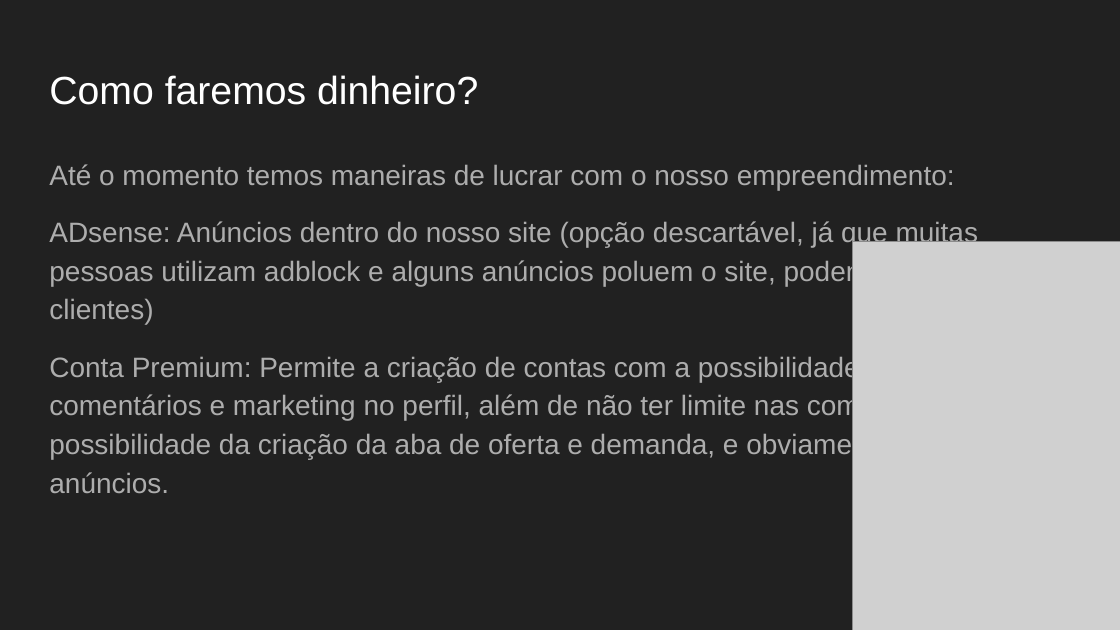
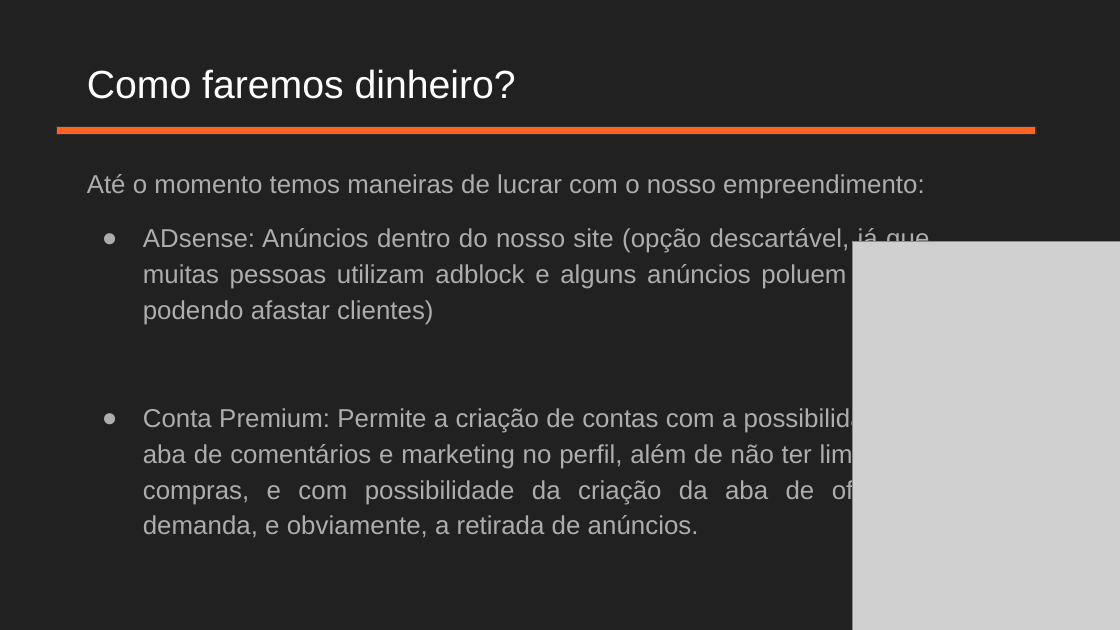
Before and after one commit to ProjetoMatin/SiteAtt, a slide deck: slide 6 of arquivoTCA/Mat-In.pptx. Drawn at 1120x630 pixels with LibreOffice and Linux fonts; fonts in the diff are those of the drawing; grey boxes stand for pictures. Boxes give left, top, right and bottom in pixels: in the first picture for what was removed or moved away, otherwise in the second. Text is boxed around its words. In the diff, an @@ line names an element or a change of style, - is before the commit and + after.

```diff
--- a/arquivoTCA/Mat-In.pptx
+++ b/arquivoTCA/Mat-In.pptx
@@ title "Como faremos dinheiro?": place and size @@
-title "Como faremos dinheiro?" at [49,75,478,105]
+title "Como faremos dinheiro?" at [87,69,516,99]
@@ rectangle added at [57,127,1036,134], fill #FF631F, outline #303030 0.75 pt @@
@@ text "Até o momento temos maneiras ...": place and size @@
-text "Até o momento temos maneiras ..." at [49,164,978,493]
+text "Até o momento temos maneiras ..." at [87,174,929,538]
@@ text "Até o momento temos maneiras ..." at [87,174,929,538]: size 18 to 16.6 pt; alignment left to justified; bullet none to ●; less space between paragraphs @@
```
Also in this commit, not shown: 6 other slides changed.
